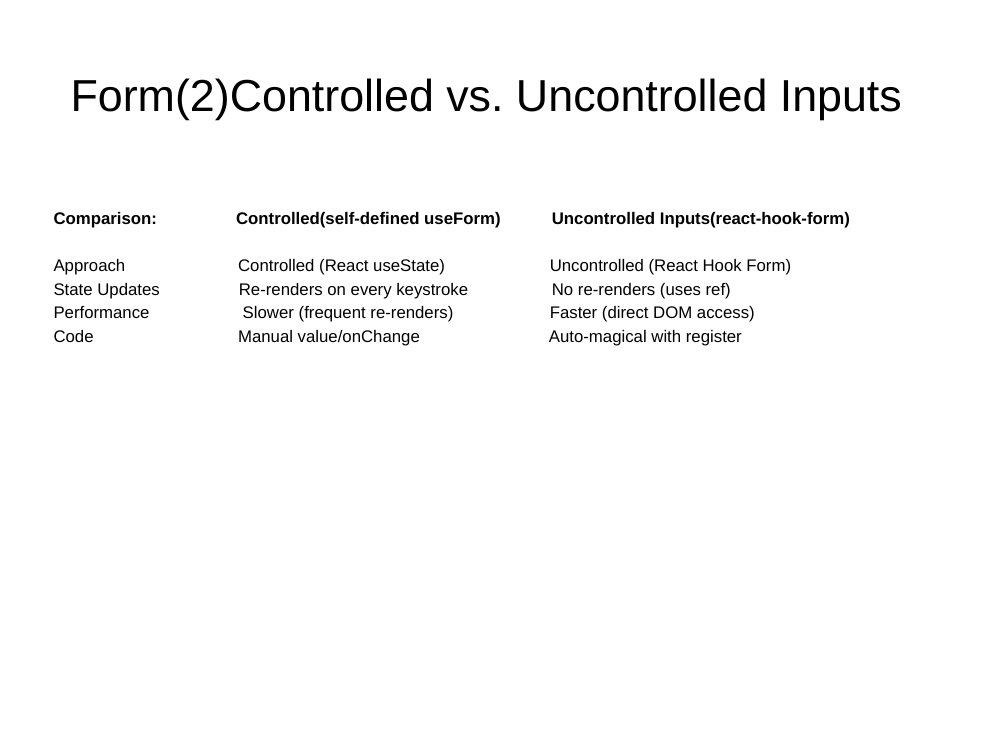
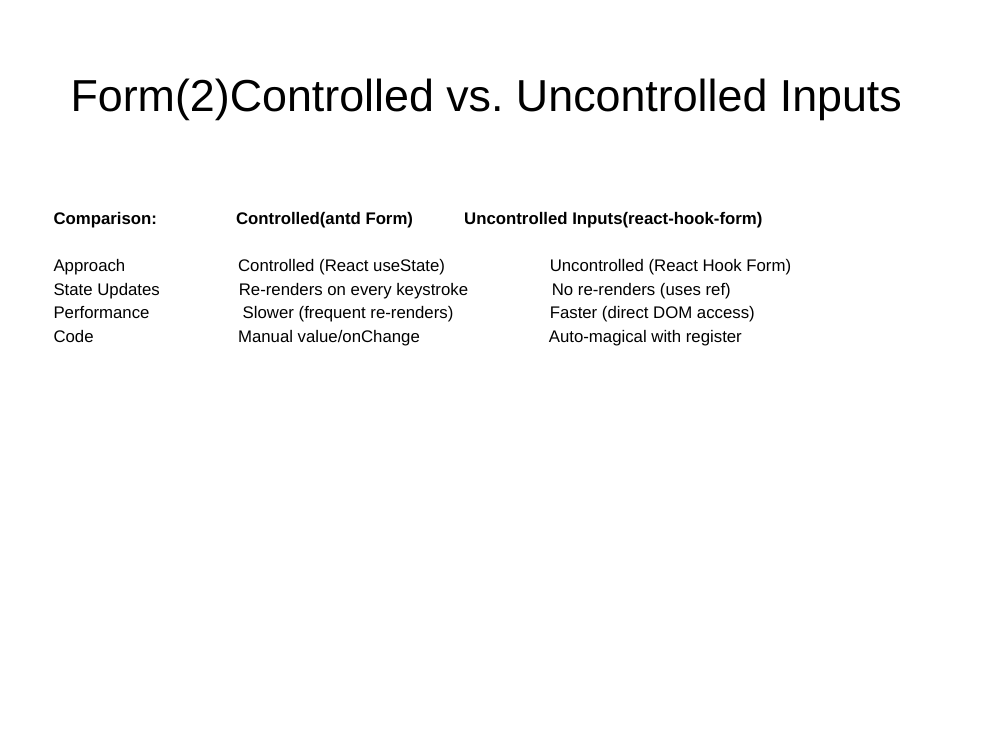
Before and after one commit to andywang2019/interview, a slide deck: slide 21 of lecture/lesson.pptx (slide 20 before the commit). Drawn at 1008x756 pixels with LibreOffice and Linux fonts; fonts in the diff are those of the drawing. Boxes give left, top, right and bottom in pixels: in the first picture for what was removed or moved away, otherwise in the second. Text is boxed around its words. In the diff, an @@ line names an element or a change of style, - is before the commit and + after.

```diff
--- a/lecture/lesson.pptx
+++ b/lecture/lesson.pptx
@@ text at [54, 212, 762, 228]: text changed @@
-Comparison: Controlled(self-defined useForm) Uncontrolled Inputs(react-hook-form)
+Comparison: Controlled(antd Form) Uncontrolled Inputs(react-hook-form)
```
Also in this commit, not shown: 1 other slide changed, 3 slides added, 36 other files.
